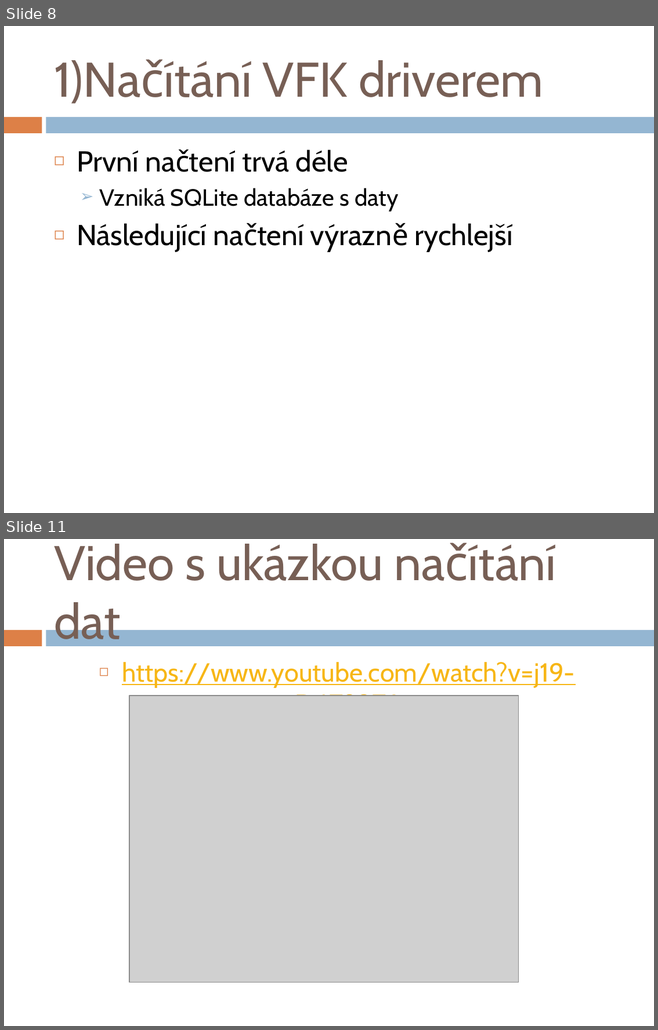
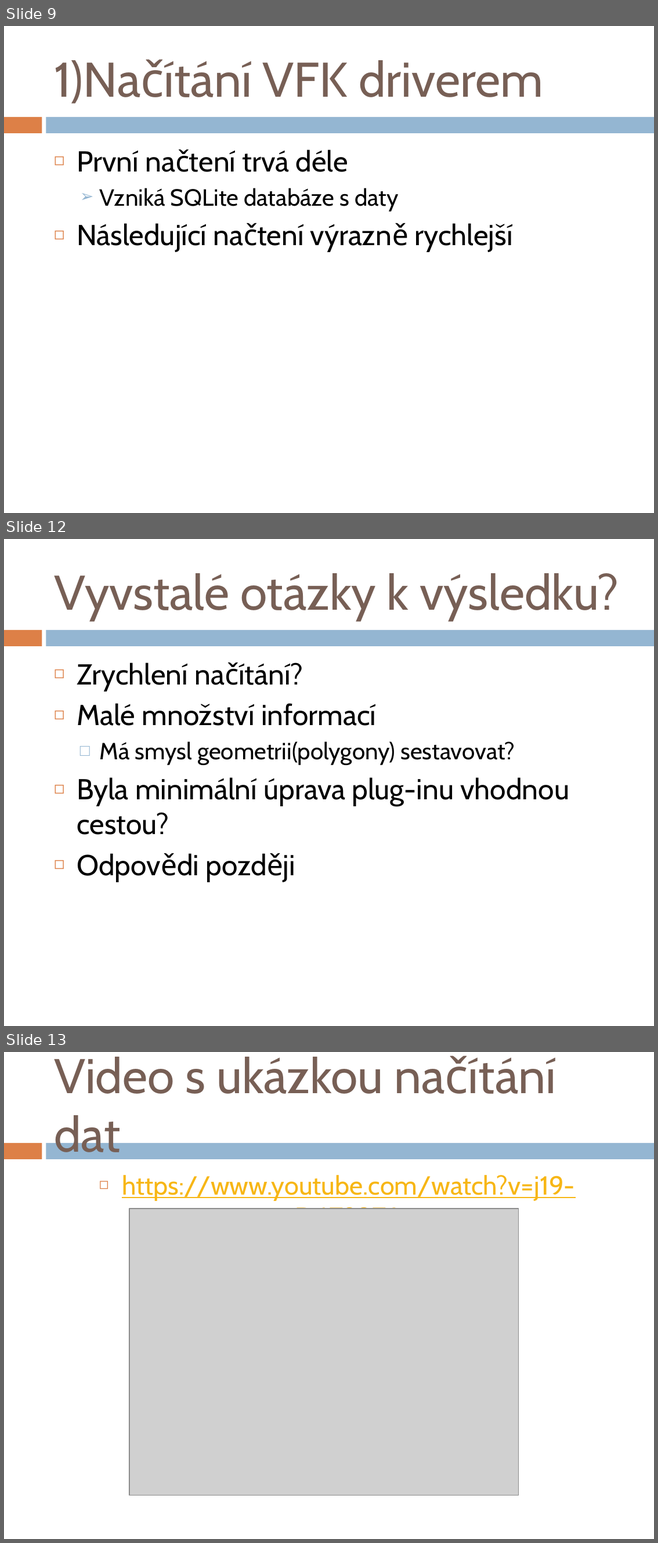
Before and after one commit to ctu-geoforall-lab-projects/bp-kettner-2018, a slide deck: prezentace/obhajoba_prezentace_kettner.pptx. Shown one above the other, each under a label of ours: slides 8 and 11 before the commit, slides 9, 12 and 13 after it; the slides between them are not shown. The pictures are 658x1030 and 658x1543 pixels, drawn with LibreOffice and Linux fonts; fonts in the diff are those of the drawing; grey boxes stand for pictures. Boxes give left, top, right and bottom in pixels: in the first picture for what was removed or moved away, otherwise in the second. Text is boxed around its words. In the diff, an @@ line names an element or a change of style, - is before the commit and + after.

```diff
--- a/prezentace/obhajoba_prezentace_kettner.pptx
+++ b/prezentace/obhajoba_prezentace_kettner.pptx
@@ slide 12 added at (x1=4, y1=539, x2=654, y2=1026), background #FFFFFF; not listed: 2 template elements that a slide beside it also shows @@
@@ title added at (x1=54, y1=573, x2=618, y2=620), 54 pt, text #775F55 @@
+Vyvstalé otázky k výsledku?
@@ text added at (x1=76, y1=663, x2=569, y2=835), 32 pt, text #000000 @@
+◻ Zrychlení načítání?
+◻ Malé množství informací
+  □ Má smysl geometrii(polygony) sestavovat?
+◻ Byla minimální úprava plug-inu vhodnou cestou?
+◻ Odpovědi později
@@ what was slide 8 is now slide 9 @@
@@ what was slide 11 is now slide 13 @@
```
Also in this commit, not shown: 6 slides changed, 1 other slide added, 1 other file.
